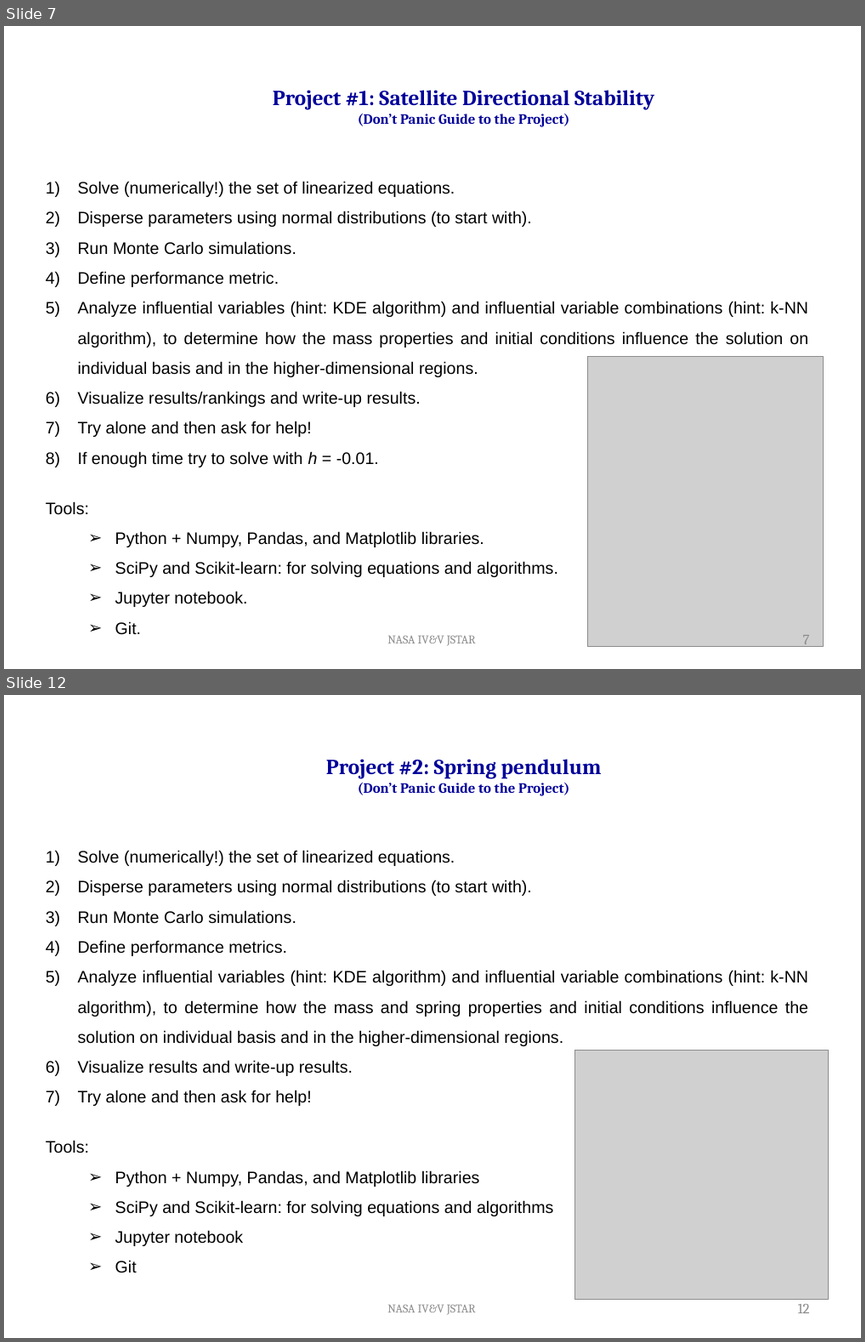
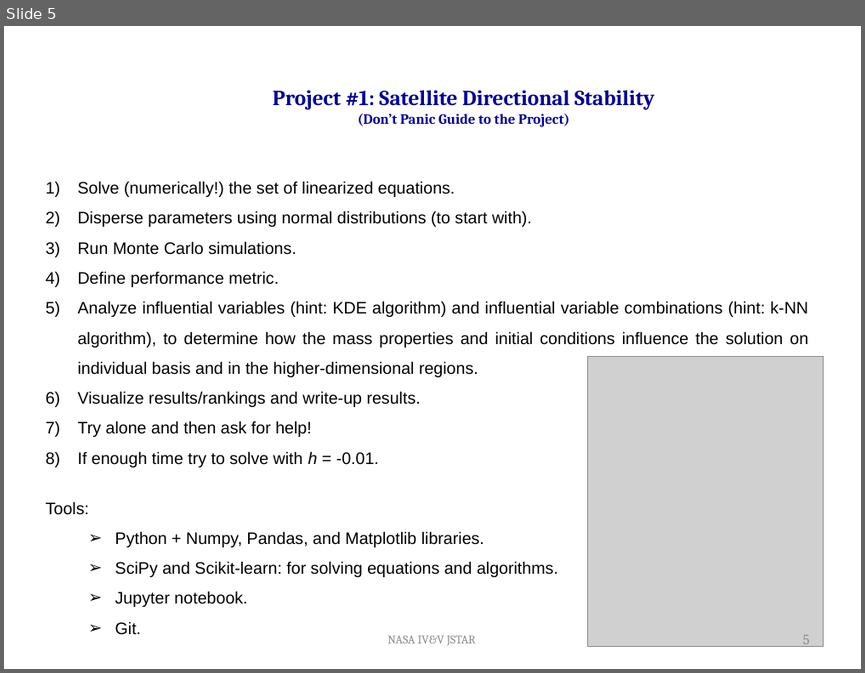
Before and after one commit to Carl5163/NASA_Project1, a slide deck: FSU_Spolaor_1.18.pptx. Shown one above the other, each under a label of ours: slides 7 and 12 before the commit, slide 5 after it; the slides between them are not shown. The pictures are 865x1342 and 865x673 pixels, drawn with LibreOffice and Linux fonts; fonts in the diff are those of the drawing; grey boxes stand for pictures; background and template pictures are left out. Boxes give left, top, right and bottom in pixels: in the first picture for what was removed or moved away, otherwise in the second. Text is boxed around its words. In the diff, an @@ line names an element or a change of style, - is before the commit and + after.

Commit message:
Trimmed the powerpoint
Now only has our project info

```diff
--- a/FSU_Spolaor_1.18.pptx
+++ b/FSU_Spolaor_1.18.pptx
@@ slide 12 removed at (4, 695, 861, 1338), background #FFFFFF @@
@@ title removed at (326, 759, 602, 796) @@
-Project #2: Spring pendulum
-(Don’t Panic Guide to the Project)
@@ text removed at (46, 850, 808, 1273) @@
-1) Solve (numerically!) the set of linearized equations.
-2) Disperse parameters using normal distributions (to start with).
-3) Run Monte Carlo simulations.
-4) Define performance metrics.
-5) Analyze influential variables (hint: KDE algorithm) and influential variable combinations (hint: k-NN algorithm), to determine how the mass and spring properties and initial conditions influence the solution on individual basis and in the higher-dimensional regions.
-6) Visualize results and write-up results.
-7) Try alone and then ask for help!
-Tools:
-  ➢ Python + Numpy, Pandas, and Matplotlib libraries
-  ➢ SciPy and Scikit-learn: for solving equations and algorithms
-  ➢ Jupyter notebook
-  ➢ Git
@@ picture removed at (574, 1049, 828, 1299) @@
@@ text removed at (387, 1304, 476, 1315) @@
-NASA IV&V JSTAR
@@ page number removed at (798, 1304, 810, 1313) @@
-12
@@ what was slide 7 is now slide 5 @@
@@ page number at (803, 635, 810, 648): text changed @@
-7
+5
```
Also in this commit, not shown: 7 other slides removed.
